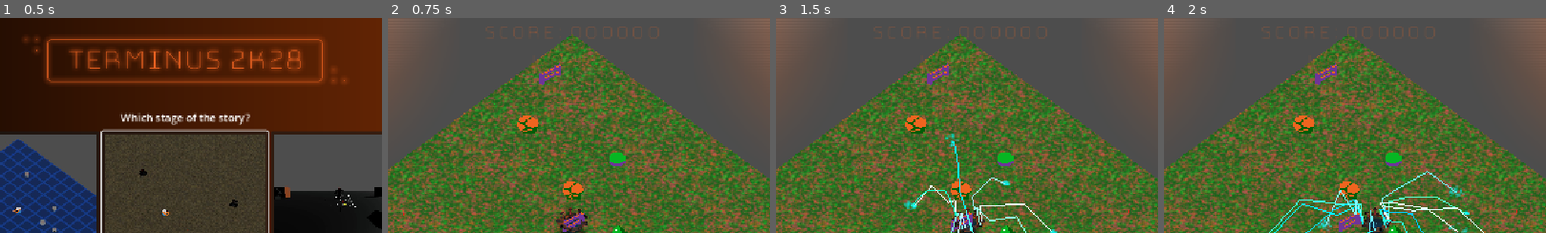
Above: before the commit, frames 1-4 (left to right).
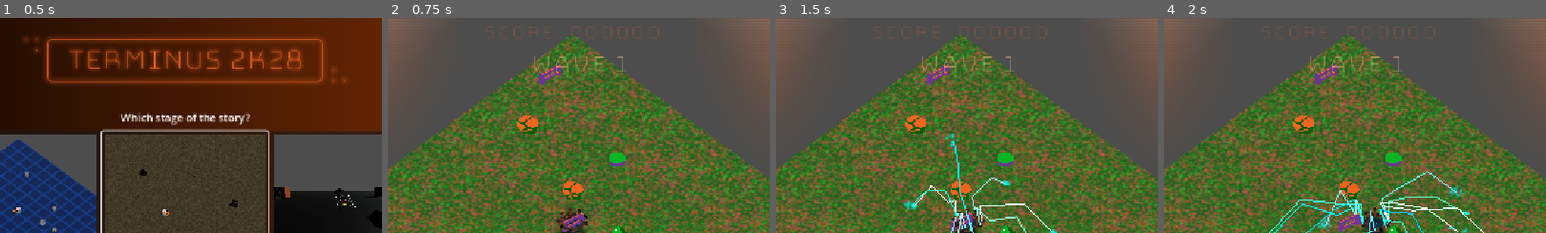
Above: after the commit, the same moments.

Repository: Gamkedo/terminus-2k28
Game: Godot game, scene res://level_menu.tscn
Same seed, same stepped clock (60 frames per second), same inputs: the game is played once before the commit and once after it.
Inputs (mouse positions are % of the whole screen's width and height, from its top left):
- Up to frame 1 (0.5 s): no input
- Up to frame 2 (0.75 s): click (28, 46) at 0.5 s
- Up to frame 3 (1.5 s): tap Enter at 1.25 s; move the mouse to (72, 45) at 1.27 s; press the mouse at (72, 45) at 1.28 s; hold D (walk_right) from 1.28 s (still down)
- Up to frame 4 (2 s): keep holding D (walk_right)
The pictures show only the part of the screen within x 26-76%, y 0-50%; the shares and areas given below are measured in that part.

Frame 1 is identical in both runs. In frame 2, 0.4% of the frame differs, in the area x 38-63%, y 17-25%; in frame 3, 0.4%; in frame 4, 0.4%.

Commit message:
Fixed wave label change

Diff:
--- a/Scenes - UI/scoreGUI.tscn
+++ b/Scenes - UI/scoreGUI.tscn
@@ -2,6 +2,7 @@
 
 [ext_resource type="LabelSettings" uid="uid://7mc5uw7y6vnf" path="res://Scenes - UI/score-label-settings.tres" id="1_m3c8p"]
 [ext_resource type="Script" uid="uid://cdodu5og8y0t" path="res://Scripts/menus/score_gui.gd" id="1_t025o"]
+[ext_resource type="LabelSettings" uid="uid://eshni5th5b3h" path="res://Scenes - UI/wave-label-settings.tres" id="3_1886b"]
 [ext_resource type="PackedScene" uid="uid://bbwrgwjsa0gt1" path="res://Scenes - UI/health_bar.tscn" id="3_ljt6p"]
 
 [node name="ScoreGUI" type="Control" unique_id=121658769]
@@ -46,7 +47,7 @@
 offset_right = 57.0
 offset_bottom = 86.0
 text = "WAVE 1"
-label_settings = ExtResource("1_m3c8p")
+label_settings = ExtResource("3_1886b")
 
 [node name="Combo" type="Control" parent="CanvasLayer" unique_id=882236704]
 layout_mode = 3
